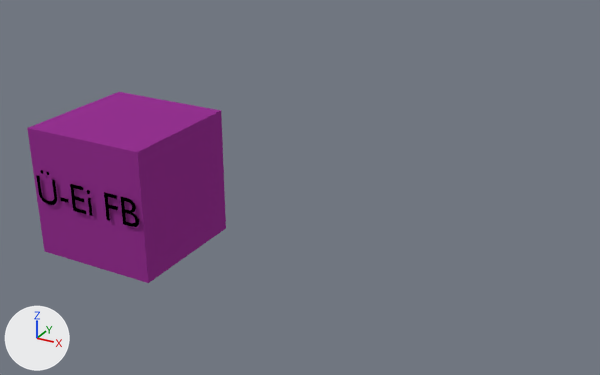
Renders of the Blender file 01 - Models/fb_abstract_ÜEiFB.blend from each side of a commit.
The view is the same before and after, from a 50 mm camera at (13.01, -13.8, 8.27) aimed at (4.82, 1.09, 0.82). The lights are fixed; the arrows at lower left show +X, +Y and +Z.

The first picture shows 'Cube', 'Text'.
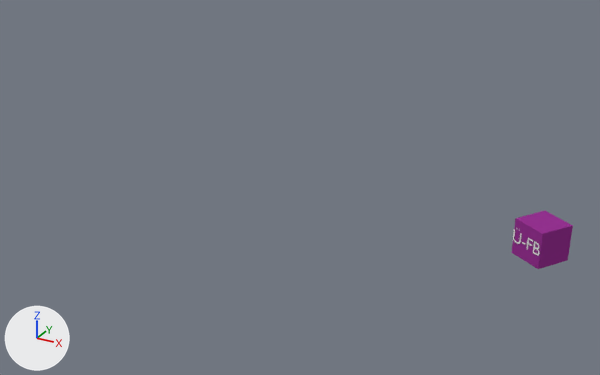
What the commit changed:
Text 'Text' (txt_text) no longer uses material mat_material_001 (black #000000).
In text 'Text' (txt_text), body goes from 'Ü-Ei FB' to 'Ü-FB'.
In object 'Text' (ob_text), parent is no longer ob_cube.
In object 'Text' (ob_text), matrix_parent_inverse is no longer Matrix(((0.626, 0.0, 0.0, 0.277), (0.0, 0.626, 0.0, -0.369), (0.0, 0.0, 0.626, -0.161), (0.0, 0.0, 0.0, 1.0))).
Object 'Text' (ob_text) moves from (-1.941, -1.079, 0.0583) to (9.423, 1.885, 0.286).
Object 'Text' (ob_text) turns from (90, 0, 0) to (90, 0, -34) degrees about x, y and z.
Object 'Text' (ob_text) is rescaled from (1.0, 1.0, 1.0) to (0.4, 0.4, 1.0).
Object 'Cube' (ob_cube) moves from (0.44, 0.59, 0.26) to (10.0, 2.0, 0.4).
Object 'Cube' (ob_cube) turns from (0, 0, 0) to (0, 0, -34) degrees about x, y and z.
Object 'Cube' (ob_cube) is rescaled from (1.6, 1.6, 1.6) to (0.4, 0.4, 0.4).

Location of each change, [x1, y1, x2, y2] in pixels of the pictures (600 x 375 px):
'Cube', moved, turned, rescaled: before [27, 92, 226, 283]; after [512, 211, 573, 269]
'Text', text changed, moved, turned, rescaled: before [36, 170, 139, 227]; after [513, 228, 540, 256]
